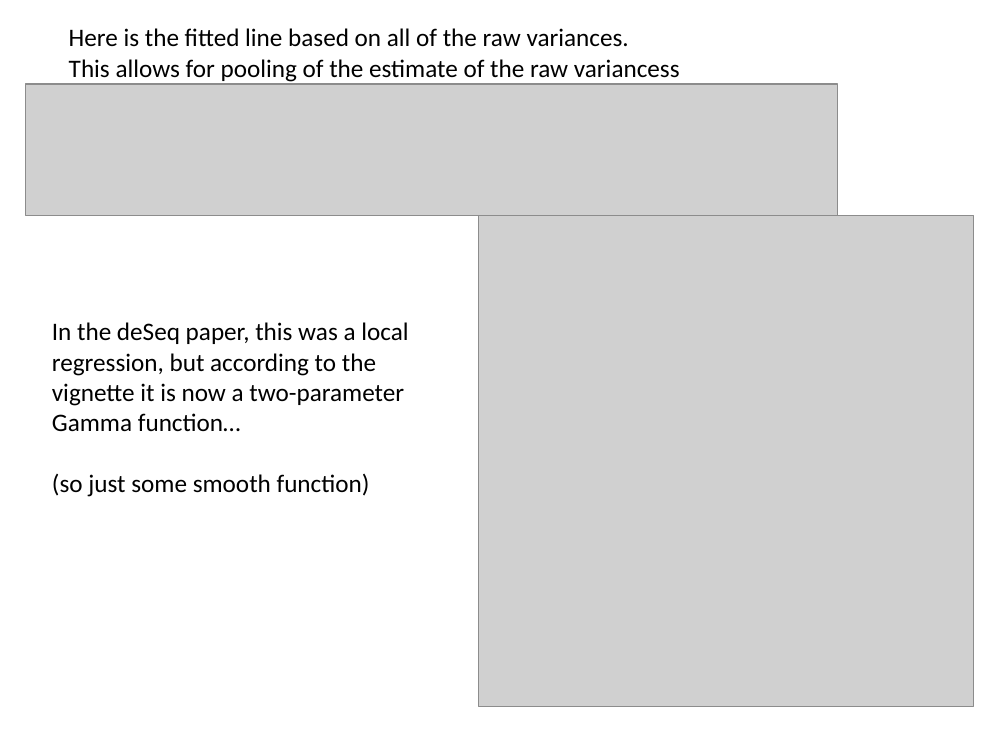
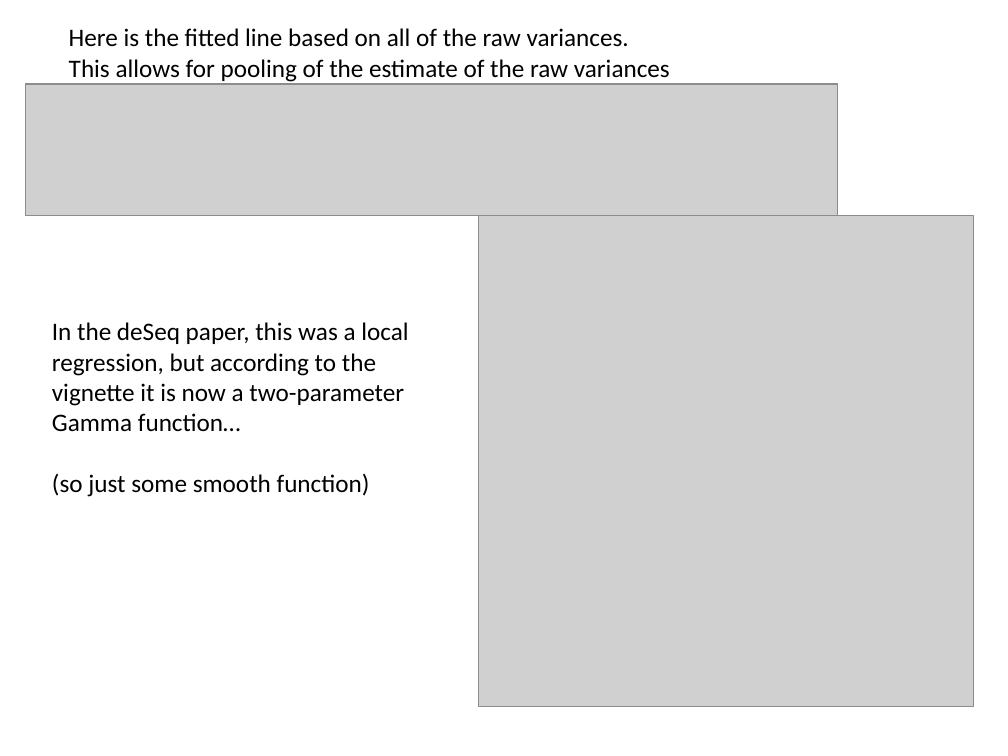
Before and after one commit to afodor/afodor.github.io, a slide deck: slide 36 of classes/stats2018/Lecture10.pptx. Drawn at 1008x756 pixels with LibreOffice and Linux fonts; fonts in the diff are those of the drawing; grey boxes stand for pictures. Boxes give left, top, right and bottom in pixels: in the first picture for what was removed or moved away, otherwise in the second. Text is boxed around its words. In the diff, an @@ line names an element or a change of style, - is before the commit and + after.

```diff
--- a/classes/stats2018/Lecture10.pptx
+++ b/classes/stats2018/Lecture10.pptx
@@ text at (69,59,670,82): text changed @@
-This allows for pooling of the estimate of the raw variancess
+This allows for pooling of the estimate of the raw variances
```
Also in this commit, not shown: 3 other slides changed, 1 other file.
